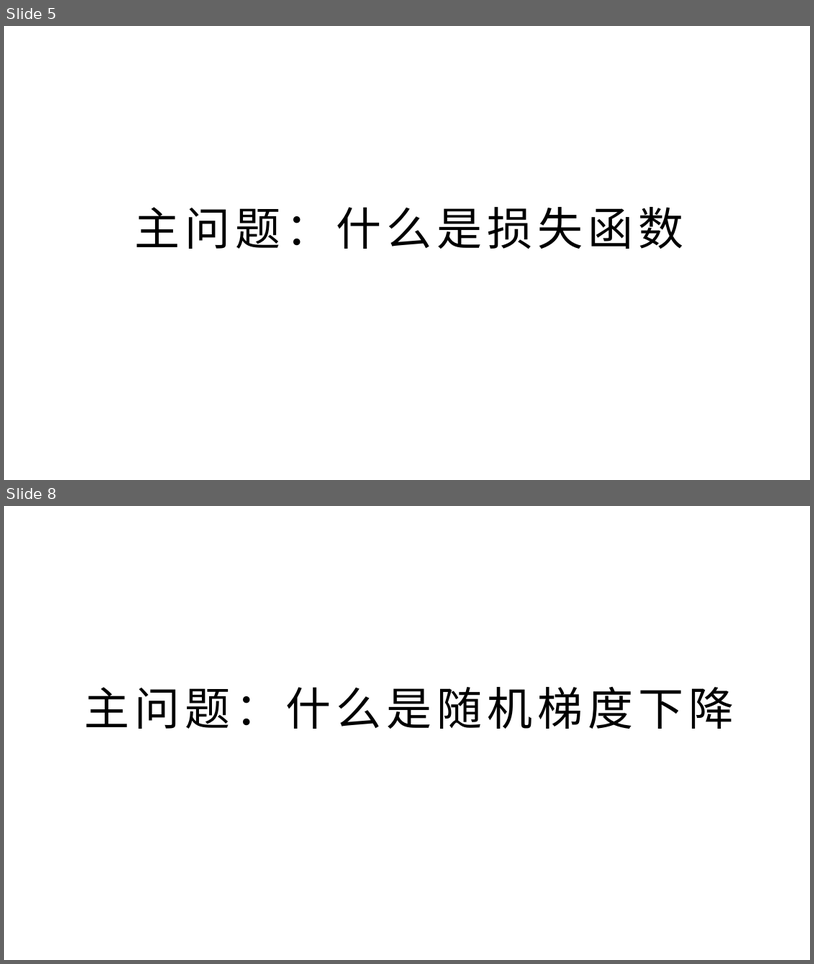
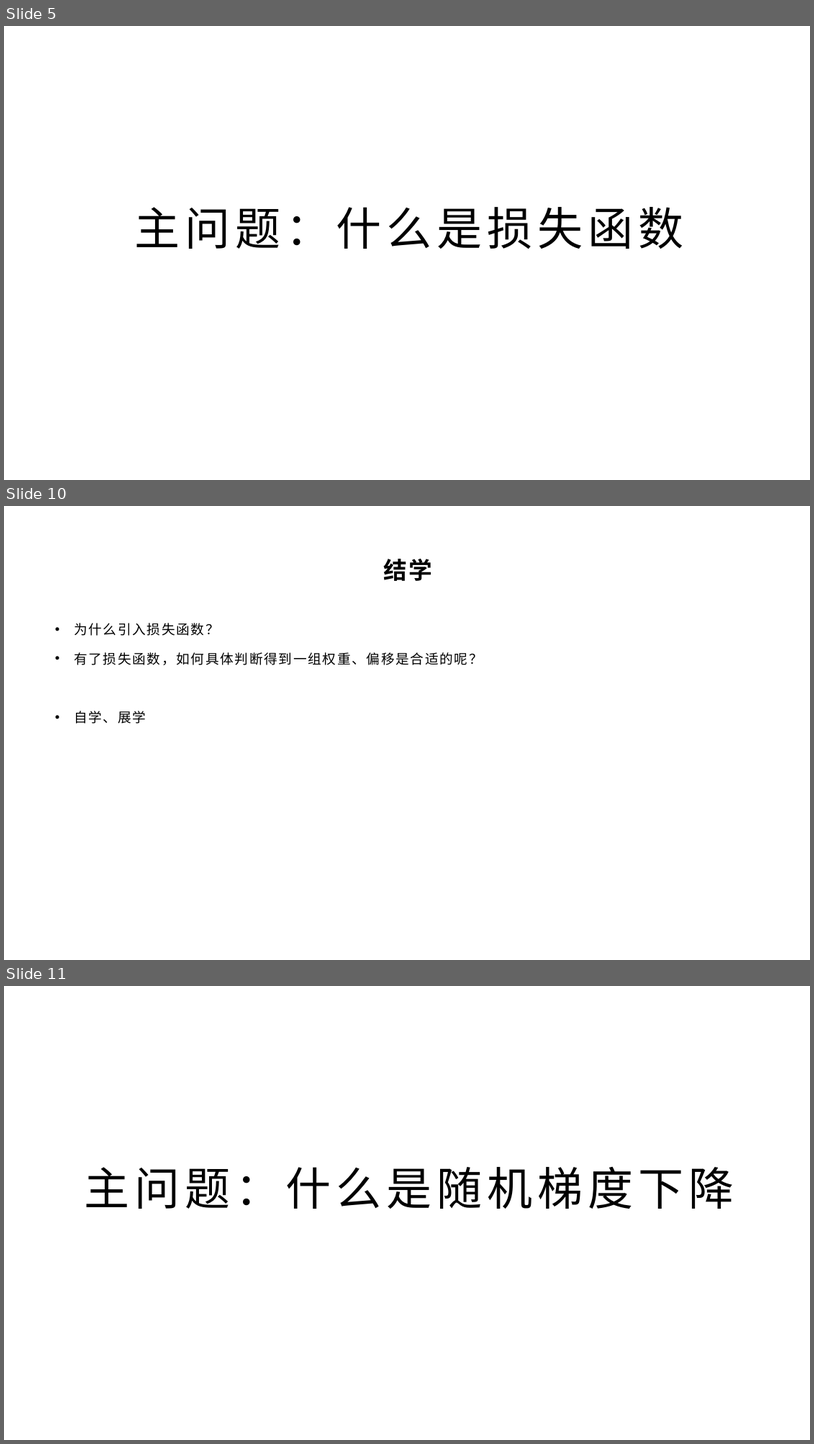
Before and after one commit to yyc-git/DeepLearningEdu, a slide deck: lessons/2_gender_analyze/ppt/“判断性别”Demo需求分析和初步设计（下1）.pptx. Shown one above the other, each under a label of ours: slides 5 and 8 before the commit, slides 5, 10 and 11 after it; the slides between them are not shown. The pictures are 814x964 and 814x1444 pixels, drawn with LibreOffice and Linux fonts; fonts in the diff are those of the drawing; background and template pictures are left out. Boxes give left, top, right and bottom in pixels: in the first picture for what was removed or moved away, otherwise in the second. Text is boxed around its words. In the diff, an @@ line names an element or a change of style, - is before the commit and + after.

```diff
--- a/lessons/2_gender_analyze/ppt/“判断性别”Demo需求分析和初步设计（下1）.pptx
+++ b/lessons/2_gender_analyze/ppt/“判断性别”Demo需求分析和初步设计（下1）.pptx
@@ slide 10 added at bbox=[4, 506, 810, 960], background picture (left out) @@
@@ title added at bbox=[383, 559, 432, 581], 28 pt, text #000000, bold @@
+结学
@@ text added at bbox=[74, 623, 483, 723], 16 pt, text #000000 @@
+• 为什么引入损失函数？
+• 有了损失函数，如何具体判断得到一组权重、偏移是合适的呢？
+• 自学、展学
@@ what was slide 8 is now slide 11 @@
```
Also in this commit, not shown: 4 slides changed, 2 other slides added, 1 slide removed, 14 other files.
